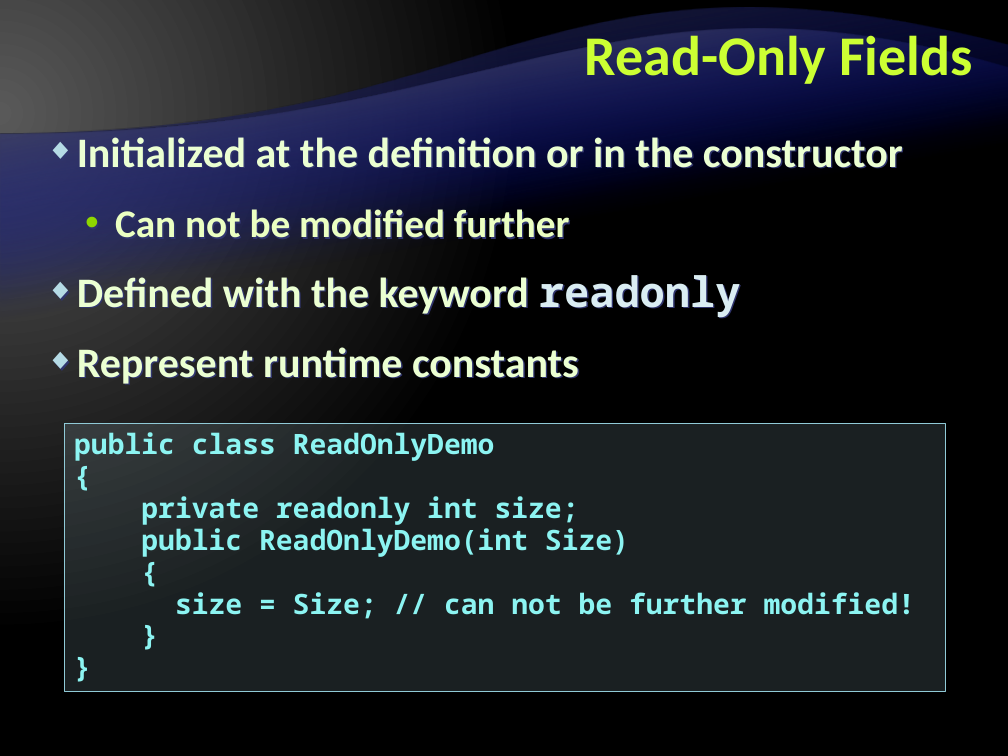
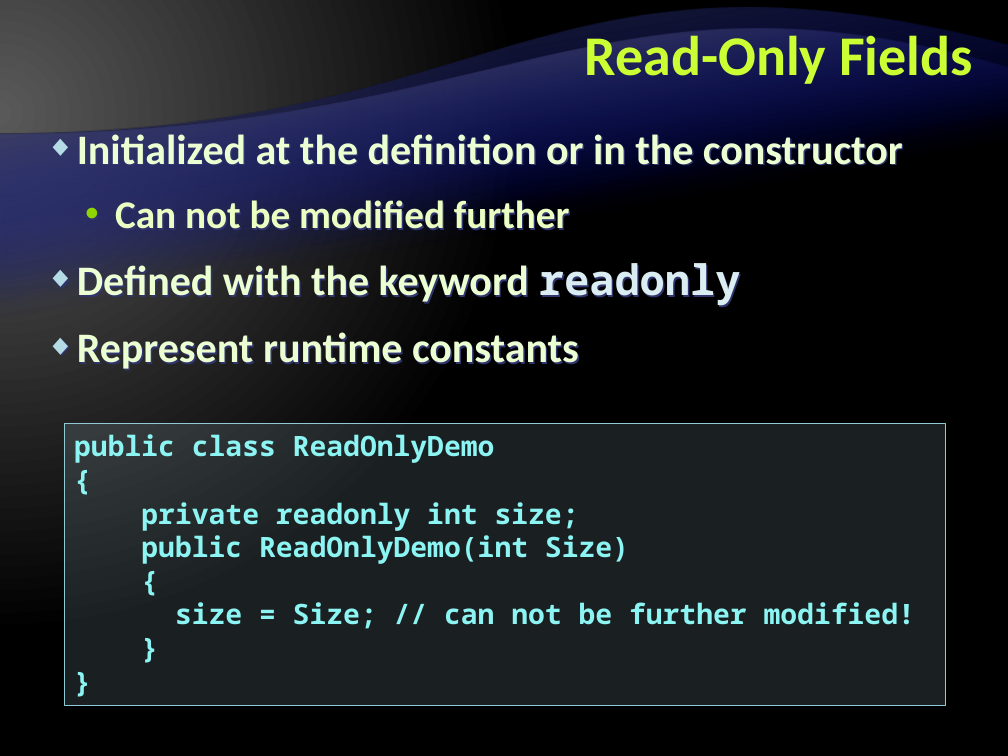
Before and after one commit to Graveheart/aspnetcourse, a slide deck: slide 31 of 2010/lectures/4. Object-Oriented Programming with CSharp.pptx. Drawn at 1008x756 pixels with LibreOffice and Linux fonts; fonts in the diff are those of the drawing; background and template pictures are left out. Boxes give left, top, right and bottom in pixels: in the first picture for what was removed or moved away, otherwise in the second. Text is boxed around its words. In the diff, an @@ line names an element or a change of style, - is before the commit and + after.

```diff
--- a/2010/lectures/4. Object-Oriented Programming with CSharp.pptx
+++ b/2010/lectures/4. Object-Oriented Programming with CSharp.pptx
@@ text "Initialized at the definition or ..." at bbox=[77, 134, 903, 370]: line spacing 38pt to 1 @@
@@ rectangle "public class ReadOnlyDemo": place and size @@
-rectangle "public class ReadOnlyDemo" at bbox=[65, 423, 946, 691]
+rectangle "public class ReadOnlyDemo" at bbox=[65, 423, 946, 705]
@@ rectangle "public class ReadOnlyDemo" at bbox=[65, 423, 946, 705]: line spacing 0.95 to 1 @@
```
Also in this commit, not shown: 54 other slides changed.
